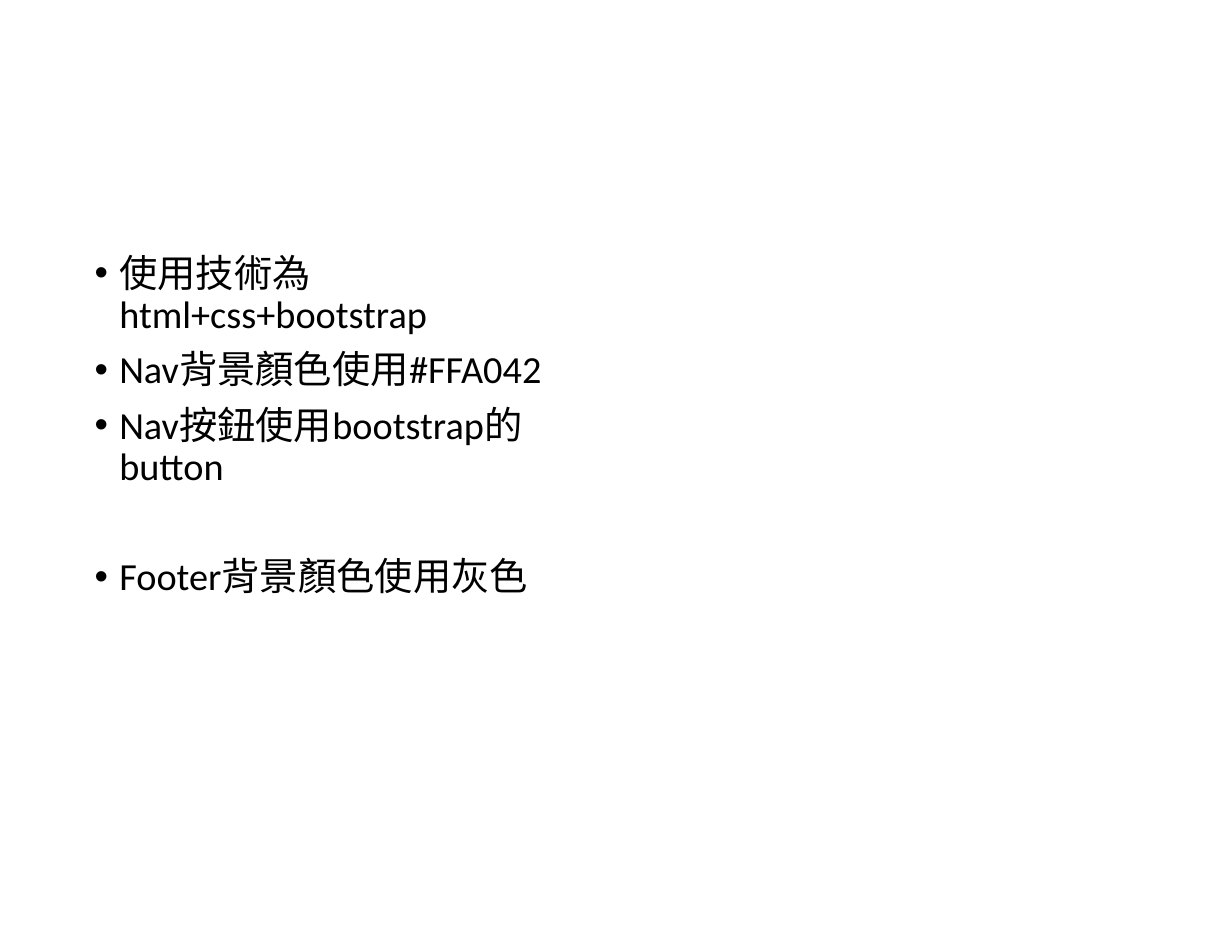
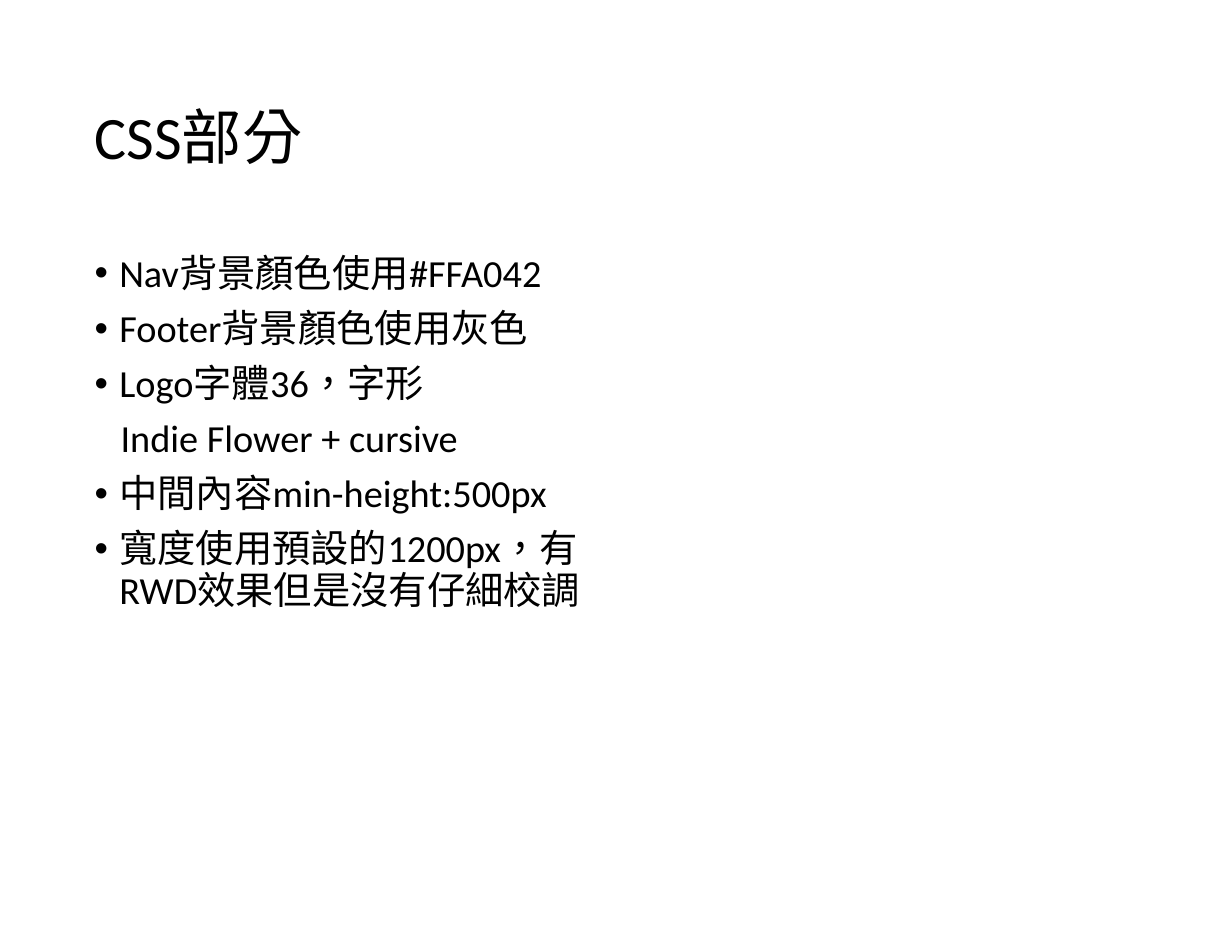
Before and after one commit to sean60706/web_teamwork, a slide deck: slide 13 of 線框圖/框線圖_考古題+技能樹.pptx (slide 8 before the commit). Drawn at 1232x937 pixels with LibreOffice and Linux fonts; fonts in the diff are those of the drawing. Boxes give left, top, right and bottom in pixels: in the first picture for what was removed or moved away, otherwise in the second. Text is boxed around its words. In the diff, an @@ line names an element or a change of style, - is before the commit and + after.

```diff
--- a/線框圖/框線圖_考古題+技能樹.pptx
+++ b/線框圖/框線圖_考古題+技能樹.pptx
@@ title added at (95, 110, 303, 164), 43.8 pt, text #000000 @@
+CSS部分
@@ text at (119, 255, 580, 607): paragraph removed @@
-• Nav按鈕使用bootstrap的button
@@ text at (119, 254, 427, 335): paragraph removed @@
-• 使用技術為html+css+bootstrap
@@ text at (119, 365, 580, 607): paragraphs added @@
+• Logo字體36，字形
+Indie Flower + cursive
+• 中間內容min-height:500px
+• 寬度使用預設的1200px，有RWD效果但是沒有仔細校調
```
Also in this commit, not shown: 1 other slide changed, 5 slides added.
